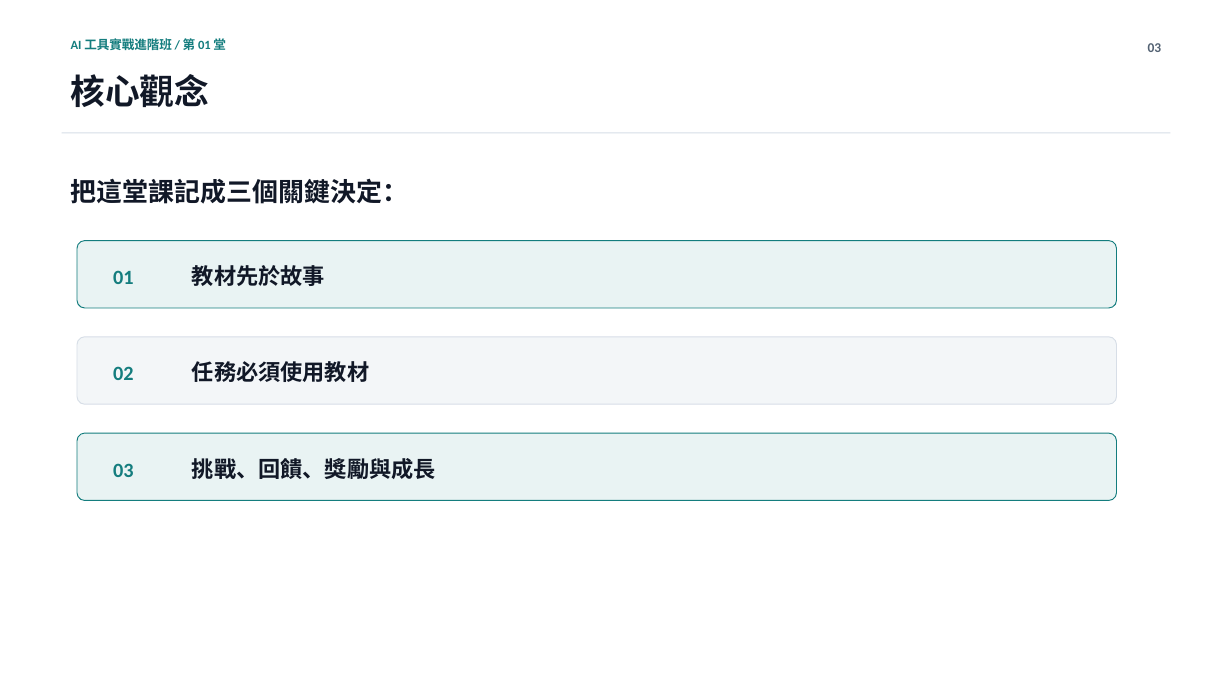
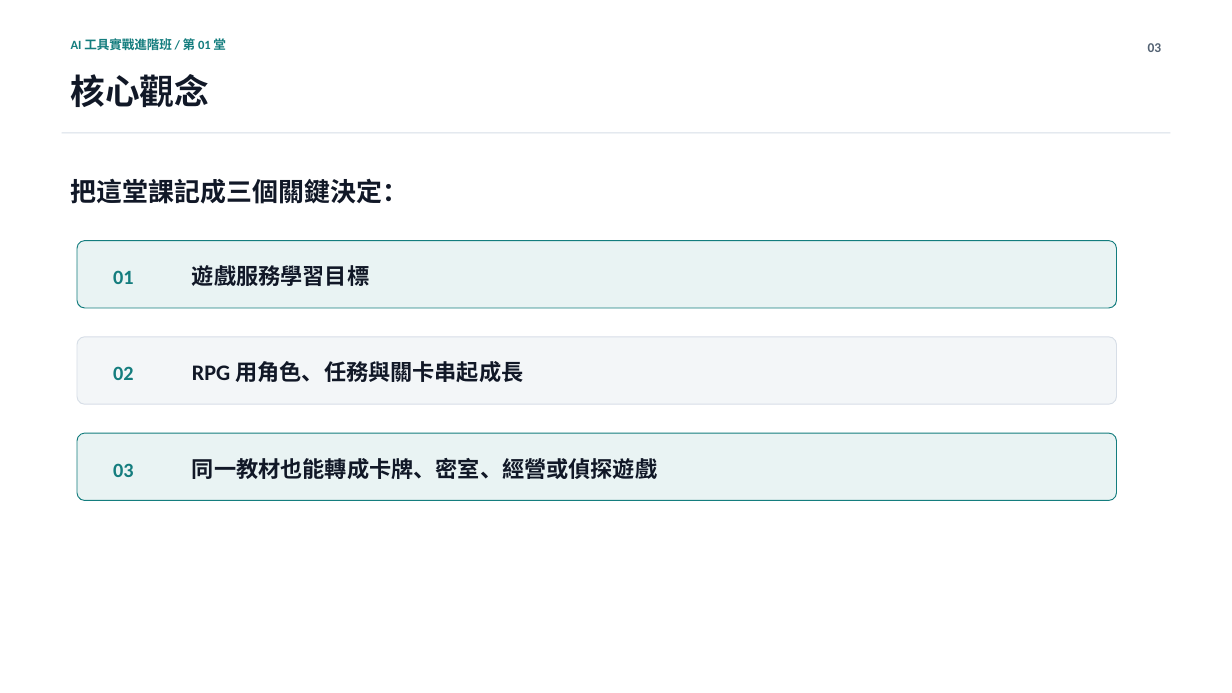
Before and after one commit to Calumai/calumai.com, a slide deck: slide 3 of class/ppt/lesson-01.pptx. Drawn at 1232x693 pixels with LibreOffice and Linux fonts; fonts in the diff are those of the drawing. Boxes give left, top, right and bottom in pixels: in the first picture for what was removed or moved away, otherwise in the second. Text is boxed around its words. In the diff, an @@ line names an element or a change of style, - is before the commit and + after.

```diff
--- a/class/ppt/lesson-01.pptx
+++ b/class/ppt/lesson-01.pptx
@@ text at <box>192,265,369,286</box>: text changed @@
-教材先於故事
+遊戲服務學習目標
@@ text at <box>192,361,523,382</box>: text changed @@
-任務必須使用教材
+RPG 用角色、任務與關卡串起成長
@@ text at <box>192,458,657,479</box>: text changed @@
-挑戰、回饋、獎勵與成長
+同一教材也能轉成卡牌、密室、經營或偵探遊戲
```
Also in this commit, not shown: 1 other slide changed, 3 other files.
